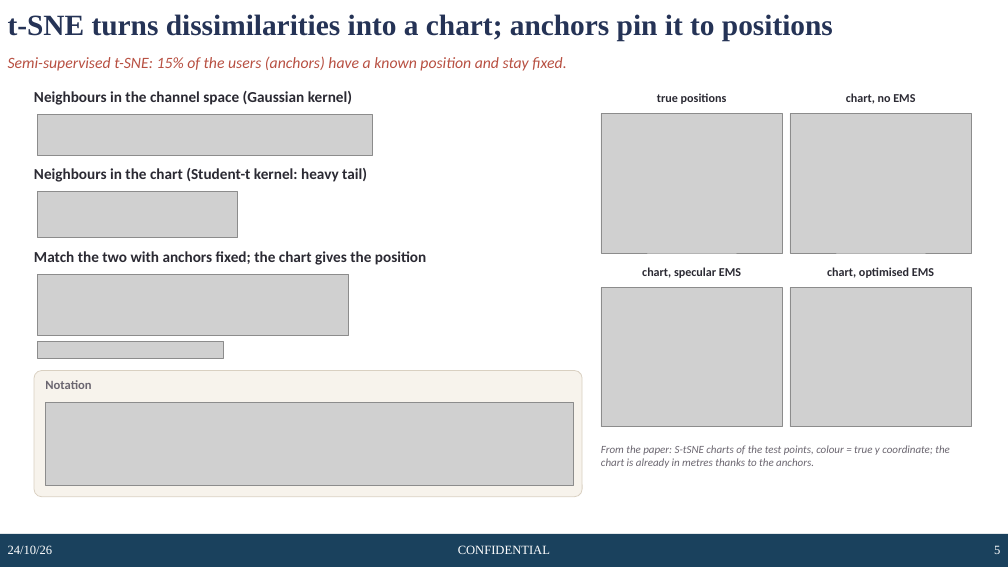
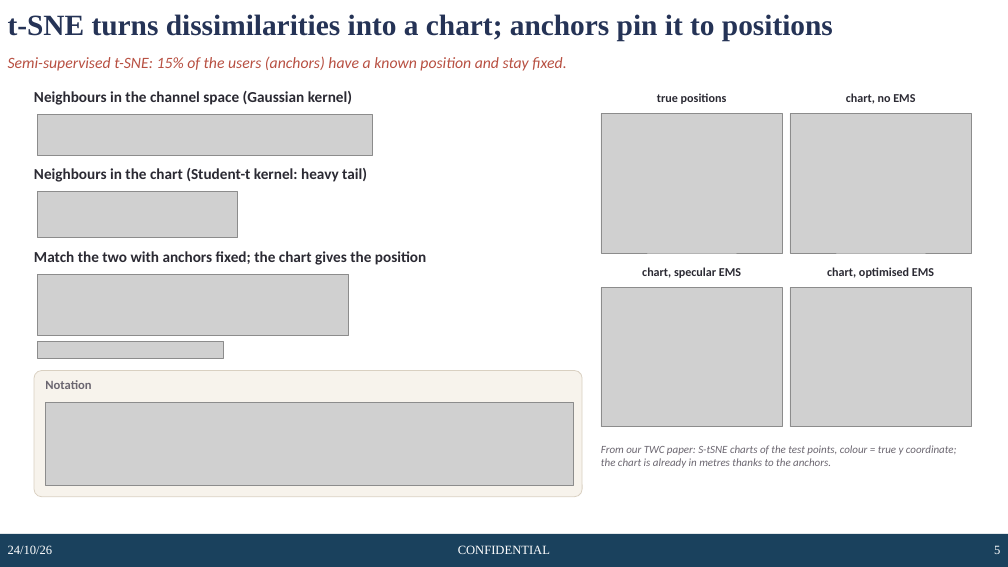
Before and after one commit to rizianno/Channel-charting-in-smart-radio-environments, a slide deck: slide 5 of slides/CC_EMS_configuration_slides.pptx. Drawn at 1008x567 pixels with LibreOffice and Linux fonts; fonts in the diff are those of the drawing; grey boxes stand for pictures; background and template pictures are left out. Boxes give left, top, right and bottom in pixels: in the first picture for what was removed or moved away, otherwise in the second. Text is boxed around its words. In the diff, an @@ line names an element or a change of style, - is before the commit and + after.

```diff
--- a/slides/CC_EMS_configuration_slides.pptx
+++ b/slides/CC_EMS_configuration_slides.pptx
@@ text at (601,445,957,468): text changed @@
-From the paper: S-tSNE charts of the test points, colour = true y coordinate; the chart is already in metres thanks to the anchors.
+From our TWC paper: S-tSNE charts of the test points, colour = true y coordinate; the chart is already in metres thanks to the anchors.
```
Also in this commit, not shown: 11 other slides changed, 1 slide added, 47 other files.
